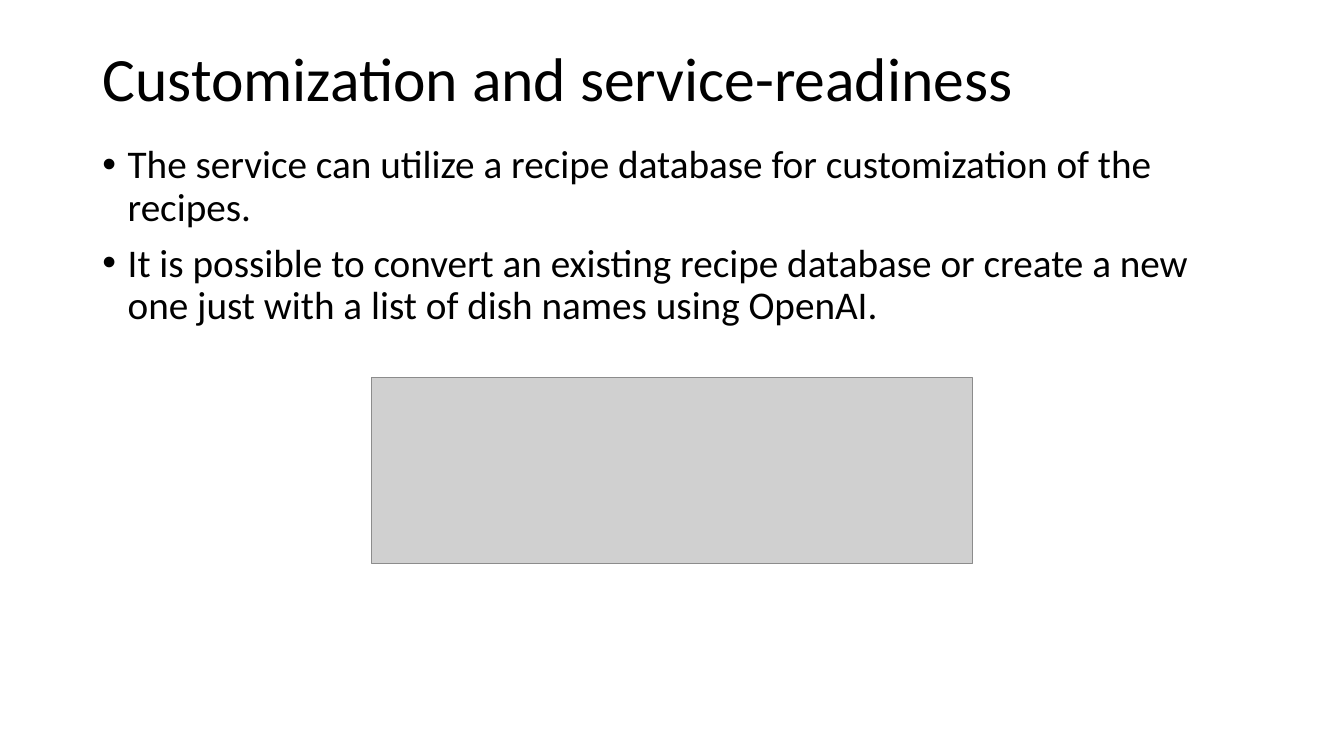
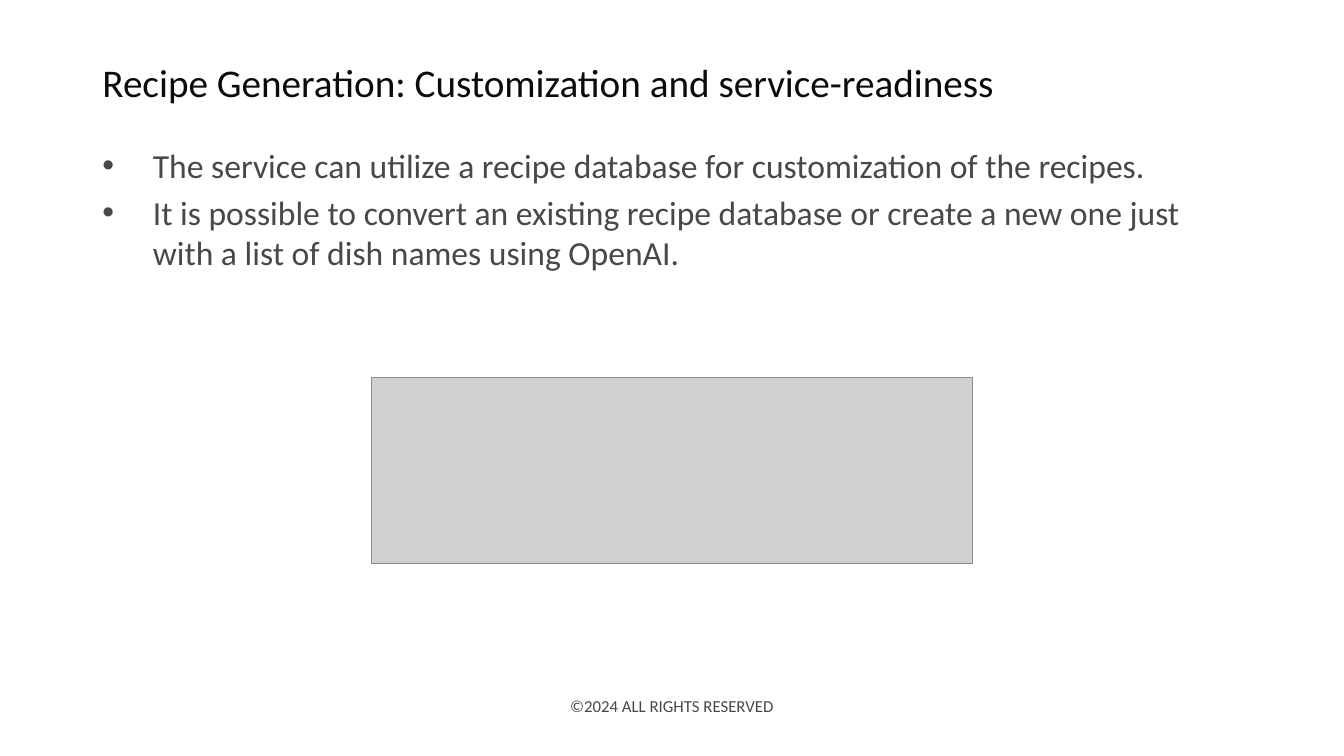
Before and after one commit to deepnetworkgmbh/generative-ai, a slide deck: slide 8 of recipe_generation/Presentation.pptx. Drawn at 1344x756 pixels with LibreOffice and Linux fonts; fonts in the diff are those of the drawing; grey boxes stand for pictures; background and template pictures are left out. Boxes give left, top, right and bottom in pixels: in the first picture for what was removed or moved away, otherwise in the second. Text is boxed around its words. In the diff, an @@ line names an element or a change of style, - is before the commit and + after.

Commit message:
(recipe_generation): Updated the presentation

```diff
--- a/recipe_generation/Presentation.pptx
+++ b/recipe_generation/Presentation.pptx
@@ title at bbox=[102, 69, 994, 104]: text changed; size 44 to 28 pt; text colour #000000 to #0B0B0B @@
-Customization and service-readiness
+Recipe Generation: Customization and service-readiness
@@ text "The service can utilize a ..." at bbox=[153, 154, 1180, 271]: size 28 to 24 pt, text colour #000000 to #484848; indent changed; line spacing 0.9 to 1; less space between paragraphs @@
@@ text added at bbox=[570, 700, 773, 712], 12 pt, text #484848 @@
+©2024 ALL RIGHTS RESERVED
```
Also in this commit, not shown: 16 other slides changed, 4 slides added, 3 slides removed, 1 other file.
